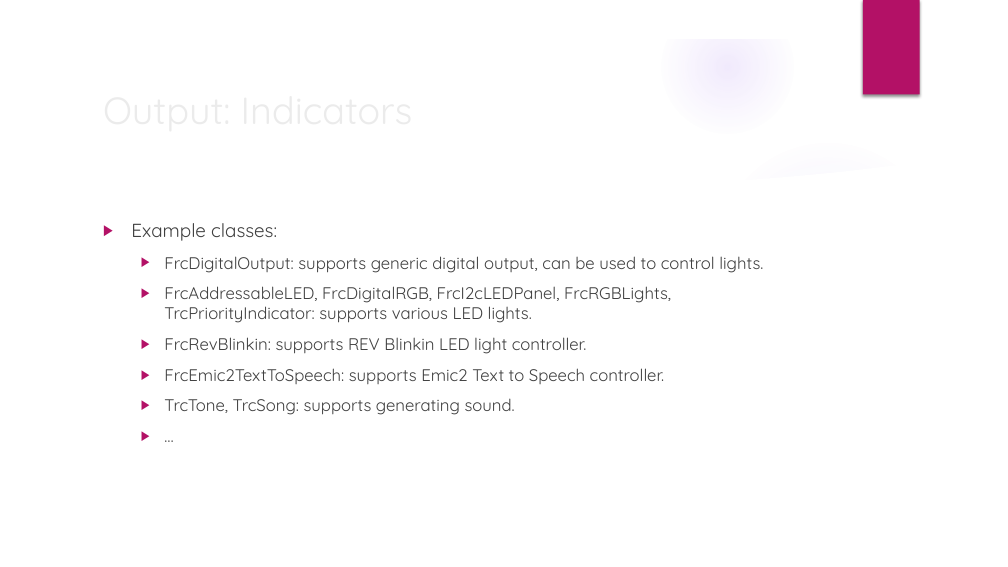
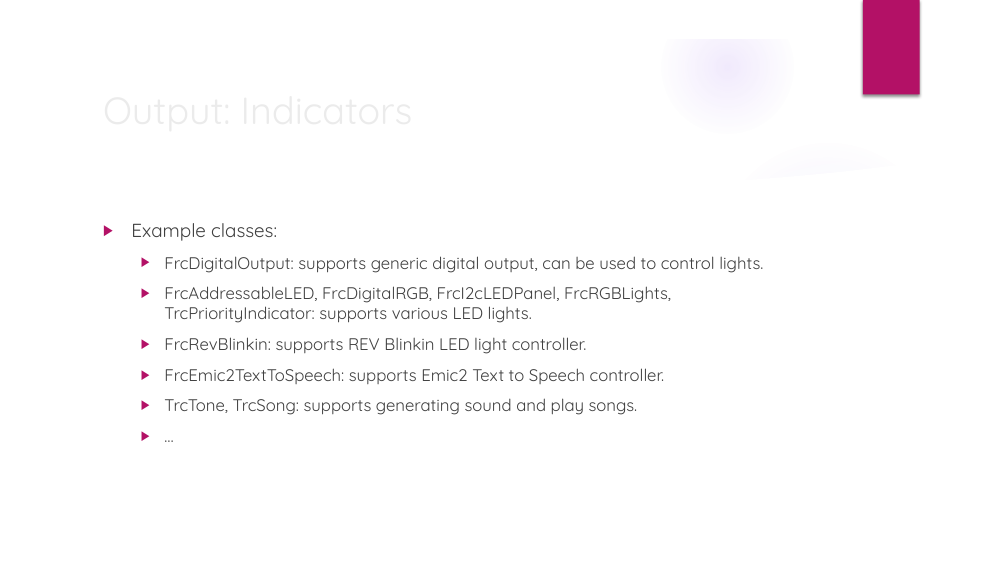
Before and after one commit to trc492/FrcProgrammingClass, a slide deck: slide 6 of Lesson2/AdvancedRoboticsLesson2.pptx. Drawn at 1008x567 pixels with LibreOffice and Linux fonts; fonts in the diff are those of the drawing; background and template pictures are left out. Boxes give left, top, right and bottom in pixels: in the first picture for what was removed or moved away, otherwise in the second. Text is boxed around its words. In the diff, an @@ line names an element or a change of style, - is before the commit and + after.

```diff
--- a/Lesson2/AdvancedRoboticsLesson2.pptx
+++ b/Lesson2/AdvancedRoboticsLesson2.pptx
@@ text at [164,398,638,415]: text changed @@
-  ▶ TrcTone, TrcSong: supports generating sound.
+  ▶ TrcTone, TrcSong: supports generating sound and play songs.
```
Also in this commit, not shown: 2 other slides changed, 3 other files.
